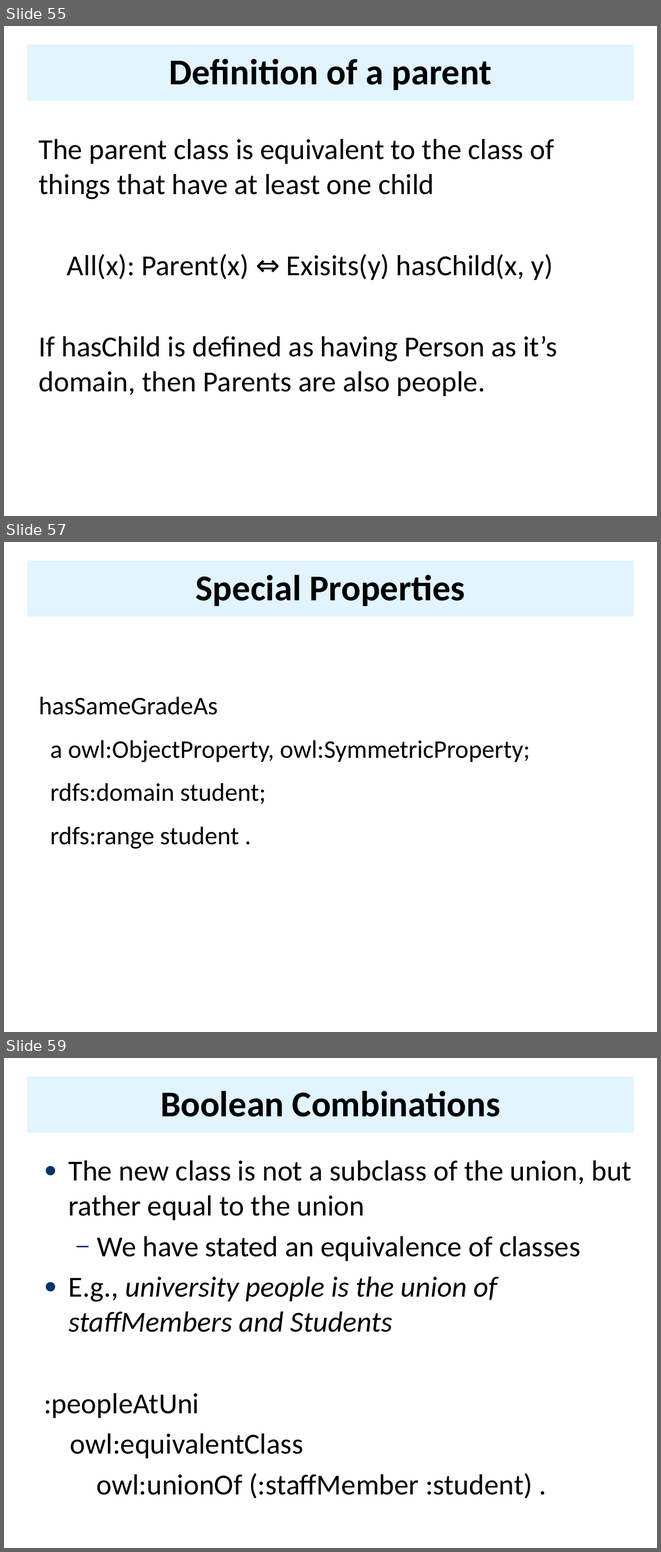
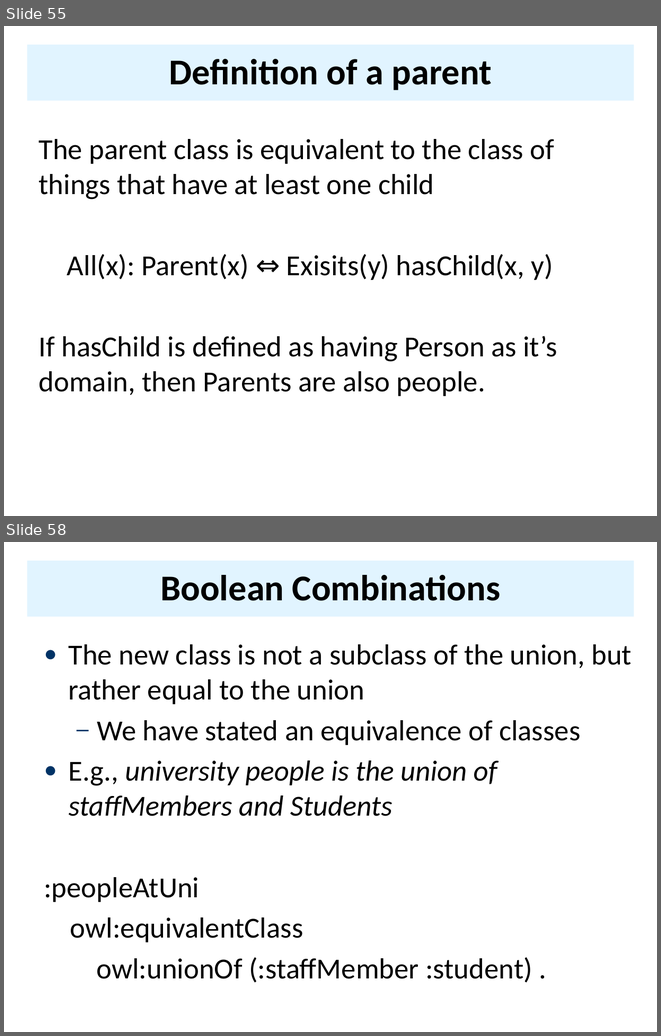
Before and after one commit to UMBC-CMSC-491-691-F19-Knowledge-Graphs/class_material, a slide deck: notes/07_owl/07OWL.pptx. Shown one above the other, each under a label of ours: slides 55, 57 and 59 before the commit, slides 55 and 58 after it; the slides between them are not shown. The pictures are 661x1552 and 661x1036 pixels, drawn with LibreOffice and Linux fonts; fonts in the diff are those of the drawing. Boxes give left, top, right and bottom in pixels: in the first picture for what was removed or moved away, otherwise in the second. Text is boxed around its words. In the diff, an @@ line names an element or a change of style, - is before the commit and + after.

```diff
--- a/notes/07_owl/07OWL.pptx
+++ b/notes/07_owl/07OWL.pptx
@@ slide 57 removed at (4,542,657,1032), background #FFFFFF @@
@@ title removed at (27,560,634,616) @@
-Special Properties
@@ text removed at (39,696,530,849) @@
-hasSameGradeAs
-a owl:ObjectProperty, owl:SymmetricProperty;
-rdfs:domain student;
-rdfs:range student .
@@ what was slide 59 is now slide 58 @@
```
Also in this commit, not shown: 13 slides changed, 2 other files.
